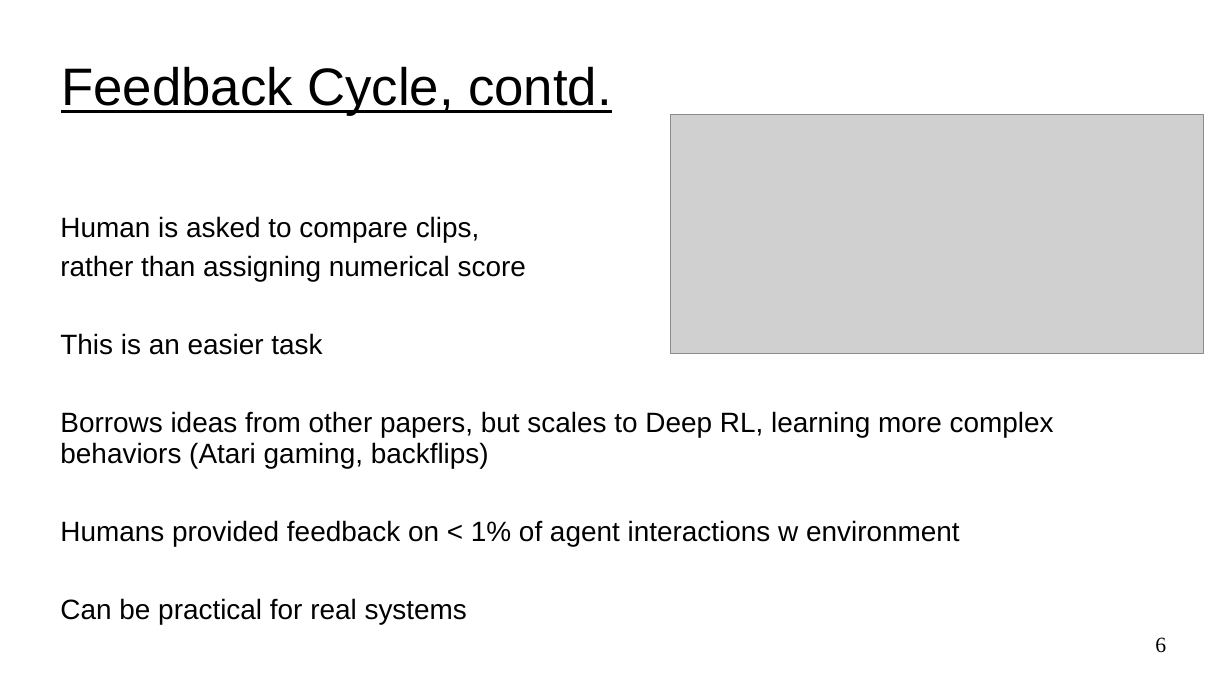
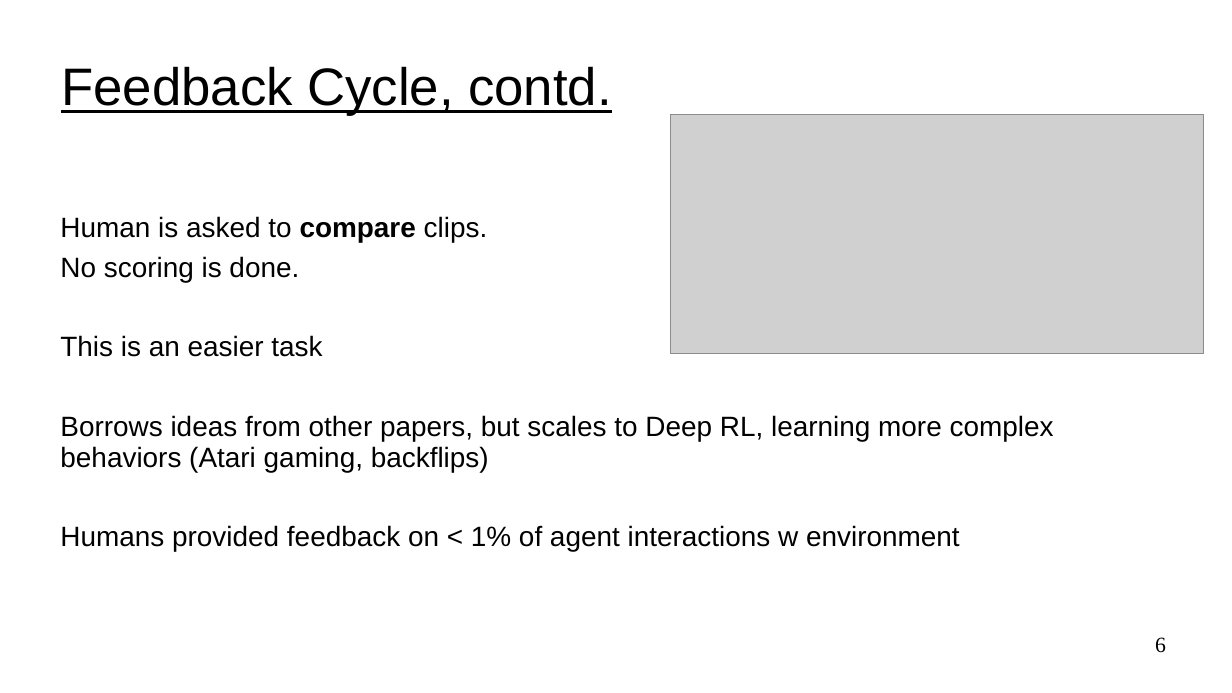
Before and after one commit to UVADS/reinforcement_learning, a slide deck: slide 6 of 11_rl_human_feedback/rlhf.ppt. Drawn at 1232x693 pixels with LibreOffice and Linux fonts; fonts in the diff are those of the drawing; grey boxes stand for pictures. Boxes give left, top, right and bottom in pixels: in the first picture for what was removed or moved away, otherwise in the second. Text is boxed around its words. In the diff, an @@ line names an element or a change of style, - is before the commit and + after.

```diff
--- a/11_rl_human_feedback/rlhf.ppt
+++ b/11_rl_human_feedback/rlhf.ppt
@@ text at <box>60,216,488,282</box>: text changed @@
-Human is asked to compare clips,
-rather than assigning numerical score
+Human is asked to compare clips.
+No scoring is done.
@@ text at <box>60,598,467,624</box>: paragraph removed @@
-Can be practical for real systems
```
Also in this commit, not shown: 10 other slides changed, 3 slides added, 1 slide removed, 1 other file.
